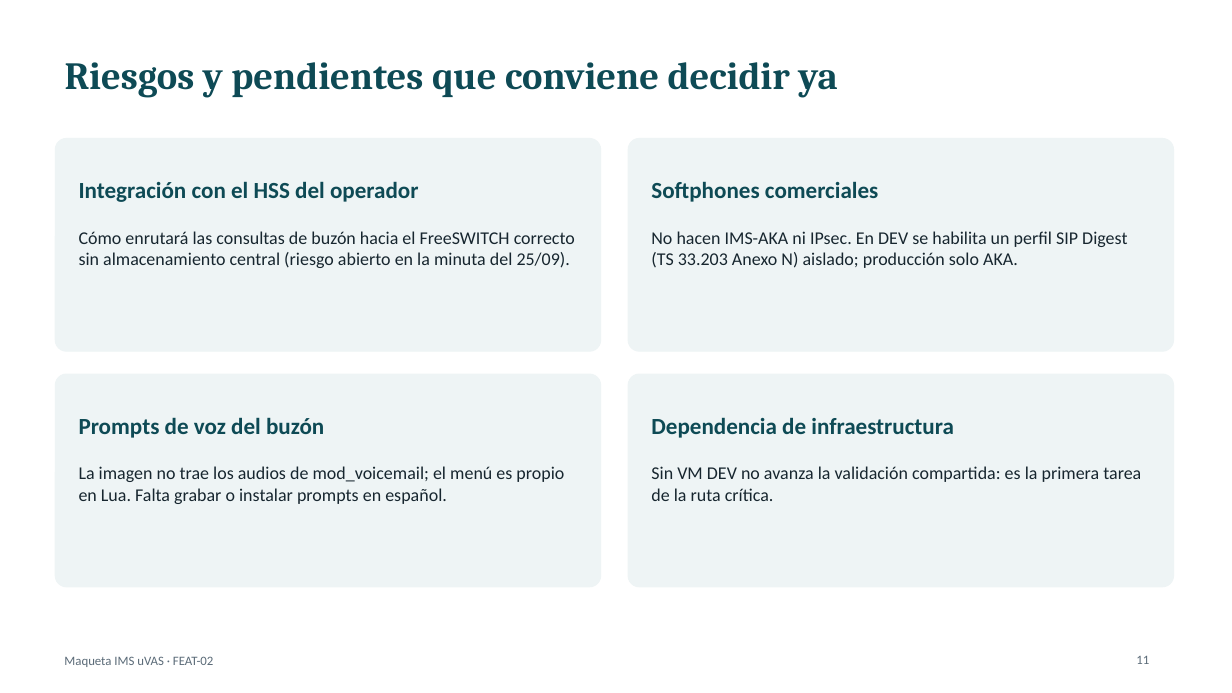
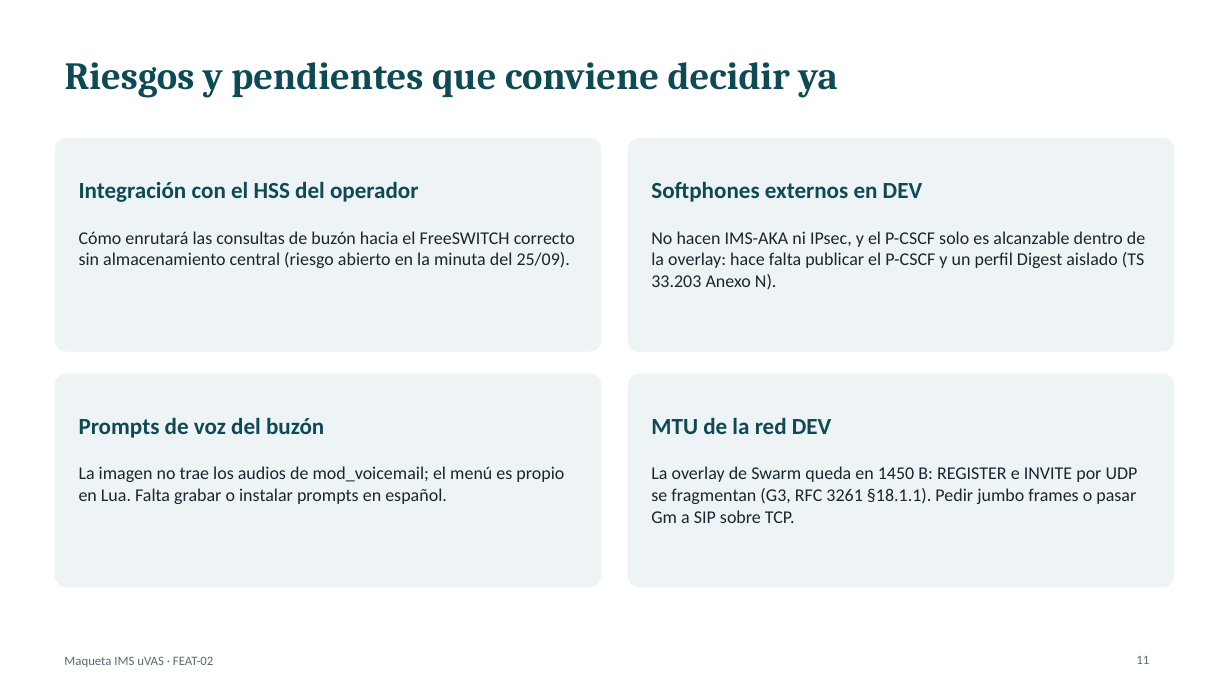
Before and after one commit to jhordyabonia/hacom-ivr, a slide deck: slide 11 of entregables-feat-02/04_presentaciones/FEAT-02_avance_PMV_ruta_DEV.pptx. Drawn at 1232x693 pixels with LibreOffice and Linux fonts; fonts in the diff are those of the drawing. Boxes give left, top, right and bottom in pixels: in the first picture for what was removed or moved away, otherwise in the second. Text is boxed around its words. In the diff, an @@ line names an element or a change of style, - is before the commit and + after.

```diff
--- a/entregables-feat-02/04_presentaciones/FEAT-02_avance_PMV_ruta_DEV.pptx
+++ b/entregables-feat-02/04_presentaciones/FEAT-02_avance_PMV_ruta_DEV.pptx
@@ text at (x1=651, y1=181, x2=922, y2=202): text changed @@
-Softphones comerciales
+Softphones externos en DEV
@@ text at (x1=651, y1=231, x2=1145, y2=290): text changed @@
-No hacen IMS-AKA ni IPsec. En DEV se habilita un perfil SIP Digest (TS 33.203 Anexo N) aislado; producción solo AKA.
+No hacen IMS-AKA ni IPsec, y el P-CSCF solo es alcanzable dentro de la overlay: hace falta publicar el P-CSCF y un perfil Digest aislado (TS 33.203 Anexo N).
@@ text at (x1=651, y1=417, x2=831, y2=434): text changed @@
-Dependencia de infraestructura
+MTU de la red DEV
@@ text at (x1=651, y1=466, x2=1138, y2=523): text changed @@
-Sin VM DEV no avanza la validación compartida: es la primera tarea de la ruta crítica.
+La overlay de Swarm queda en 1450 B: REGISTER e INVITE por UDP se fragmentan (G3, RFC 3261 §18.1.1). Pedir jumbo frames o pasar Gm a SIP sobre TCP.
```
Also in this commit, not shown: 6 other slides changed, 5 other files.
